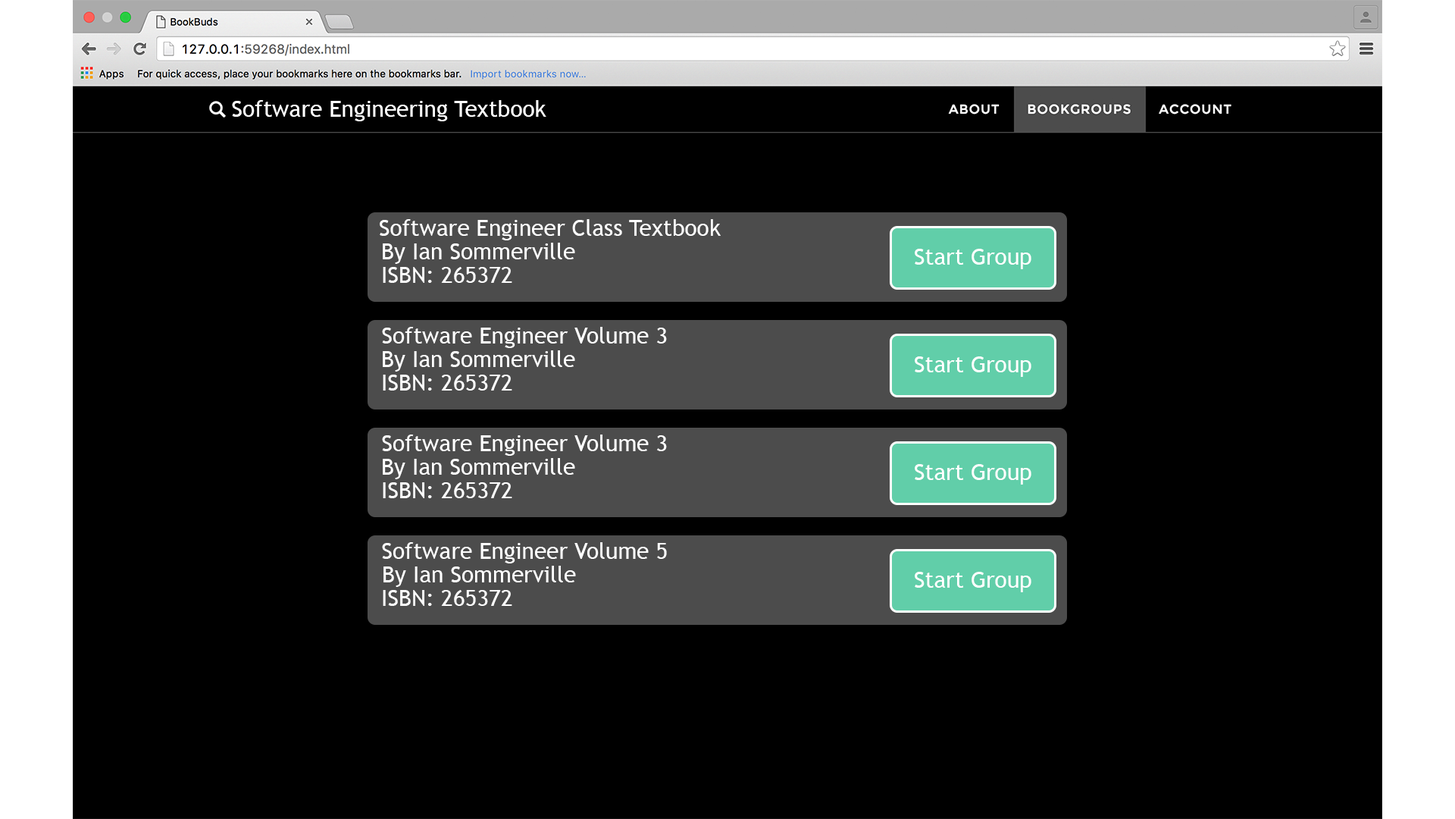
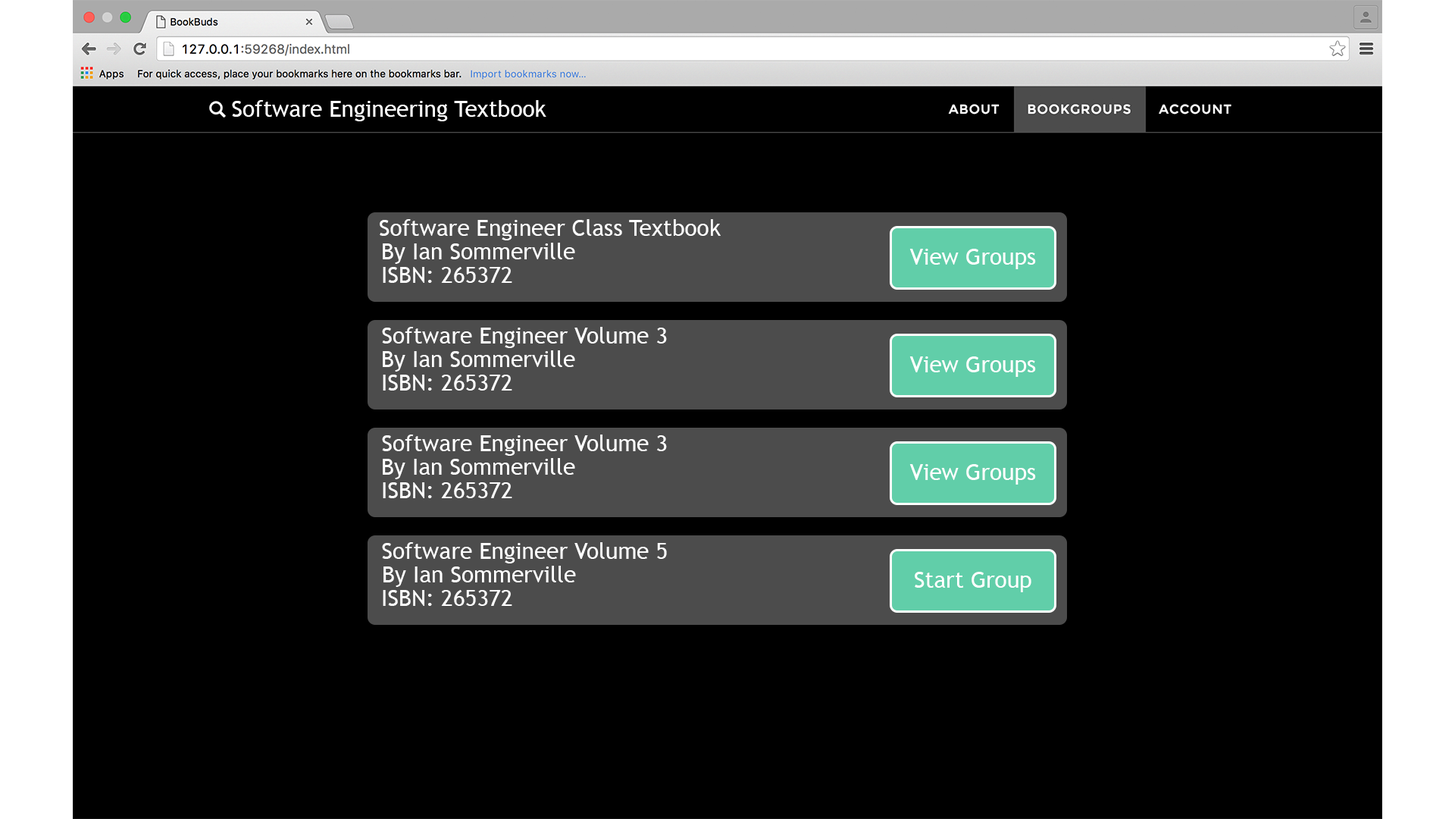
Two versions of the same layered image (1455 x 819). Layer-by-layer changes:
renamed "Start Group copy" to "View Groups", painted on it over <box>909,356,1037,377</box>
renamed "Start Group copy 2" to "View Groups", painted on it over <box>909,463,1037,485</box>
renamed "Start Group" to "View Groups", painted on it over <box>909,248,1037,270</box>
